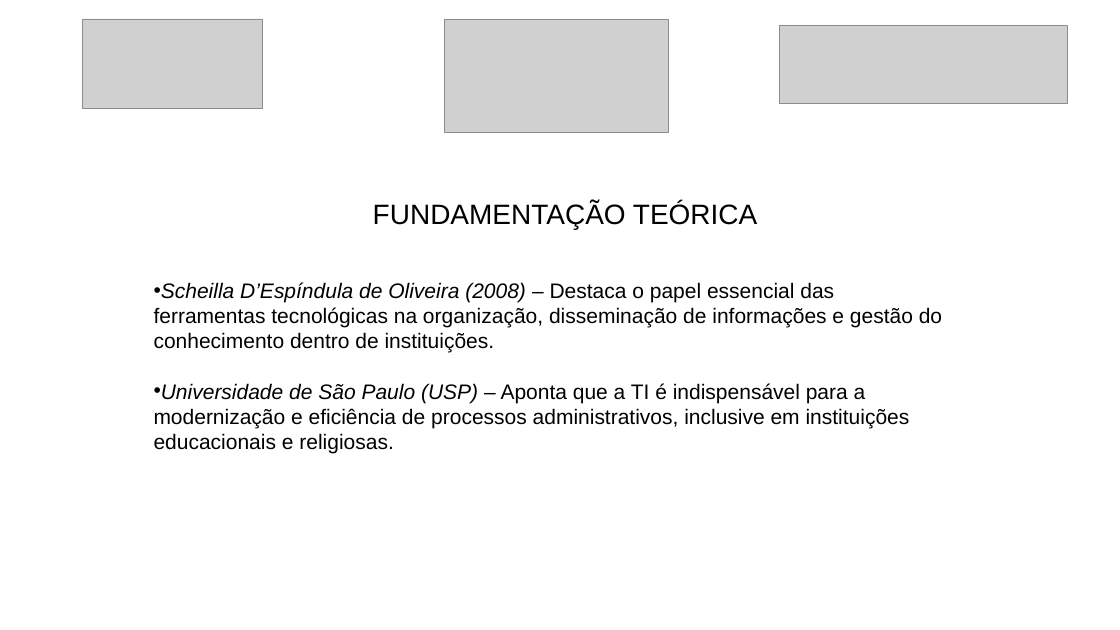
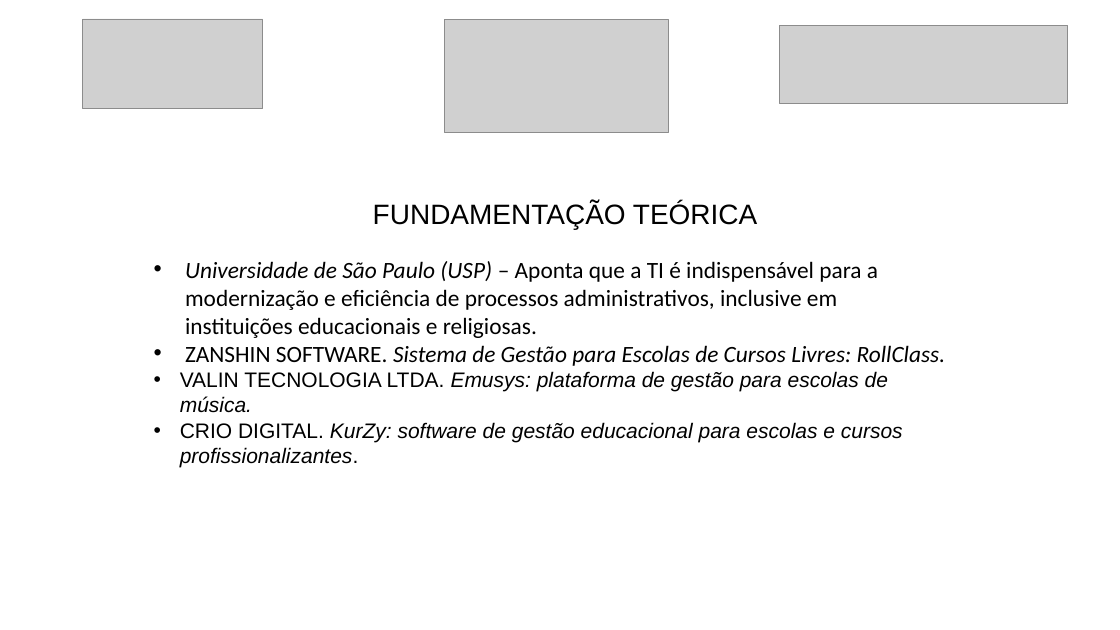
Before and after one commit to luanmenezesx/TCC-CCB, a slide deck: slide 5 of Modelo slides apresentação TCC.pptx. Drawn at 1120x630 pixels with LibreOffice and Linux fonts; fonts in the diff are those of the drawing; grey boxes stand for pictures. Boxes give left, top, right and bottom in pixels: in the first picture for what was removed or moved away, otherwise in the second. Text is boxed around its words. In the diff, an @@ line names an element or a change of style, - is before the commit and + after.

```diff
--- a/Modelo slides apresentação TCC.pptx
+++ b/Modelo slides apresentação TCC.pptx
@@ subtitle "Universidade de São Paulo (USP) ...": place and size @@
-subtitle "Universidade de São Paulo (USP) ..." at (154,282,942,453)
+subtitle "Universidade de São Paulo (USP) ..." at (180,261,946,467)
@@ subtitle at (185,261,878,338): size 18 to 20 pt, font Arial to Calibri in "Universidade de São Paulo (USP) – Aponta ..."; indent changed @@
@@ subtitle at (154,282,942,353): paragraph removed @@
-• Scheilla D’Espíndula de Oliveira (2008) – Destaca o papel essencial das ferramentas tecnológicas na organização, disseminação de informações e gestão do conhecimento dentro de instituições.
@@ subtitle at (180,345,946,467): paragraphs added @@
+• ZANSHIN SOFTWARE. Sistema de Gestão para Escolas de Cursos Livres: RollClass.
+• VALIN TECNOLOGIA LTDA. Emusys: plataforma de gestão para escolas de música.
+• CRIO DIGITAL. KurZy: software de gestão educacional para escolas e cursos profissionalizantes.
```
Also in this commit, not shown: 2 other slides changed, 1 slide added.
